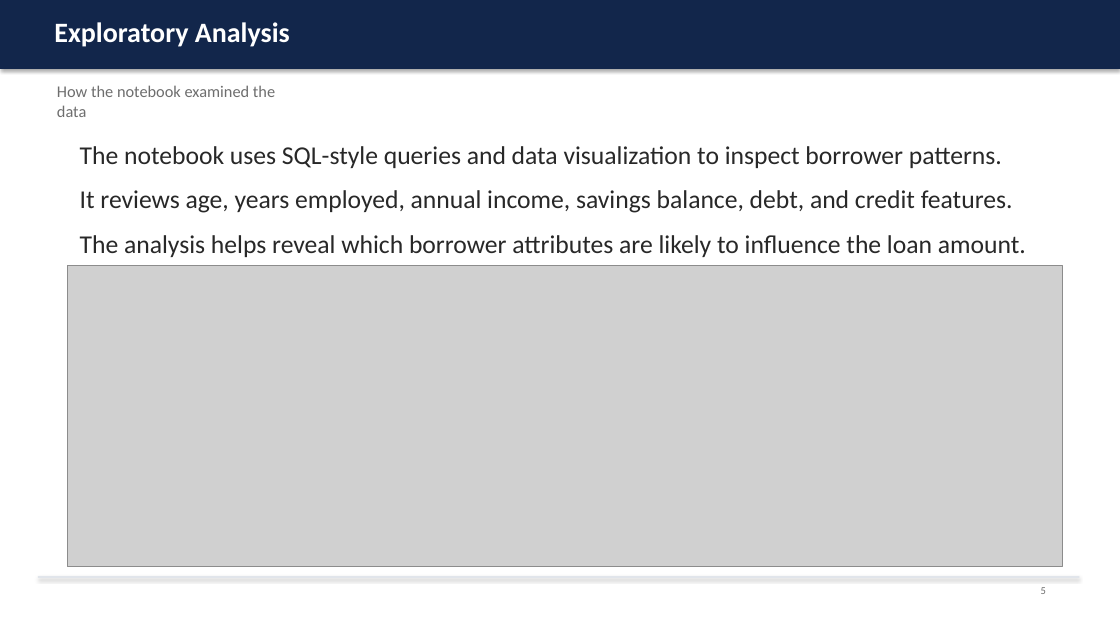
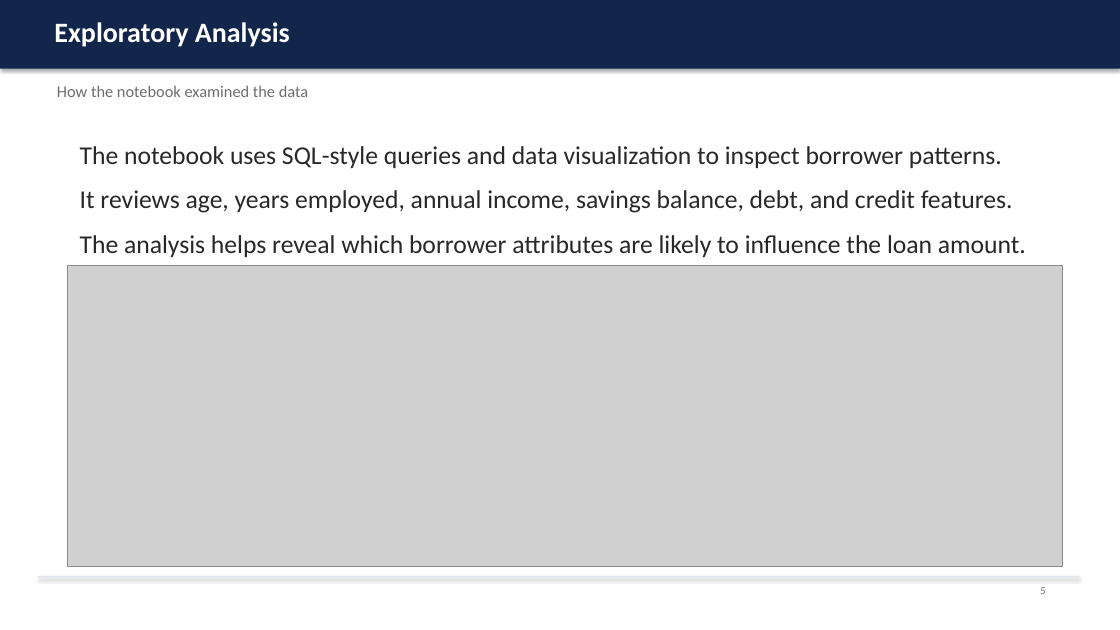
Before and after one commit to MalharJojare/TechField, a slide deck: slide 6 of project1/loan_presentation.pptx. Drawn at 1120x630 pixels with LibreOffice and Linux fonts; fonts in the diff are those of the drawing; grey boxes stand for pictures. Boxes give left, top, right and bottom in pixels: in the first picture for what was removed or moved away, otherwise in the second. Text is boxed around its words. In the diff, an @@ line names an element or a change of style, - is before the commit and + after.

```diff
--- a/project1/loan_presentation.pptx
+++ b/project1/loan_presentation.pptx
@@ text "How the notebook examined the ..." rewrapped from bbox=[57, 85, 275, 117] to bbox=[57, 85, 308, 97] @@
```
Also in this commit, not shown: 4 other slides changed, 5 other files.
